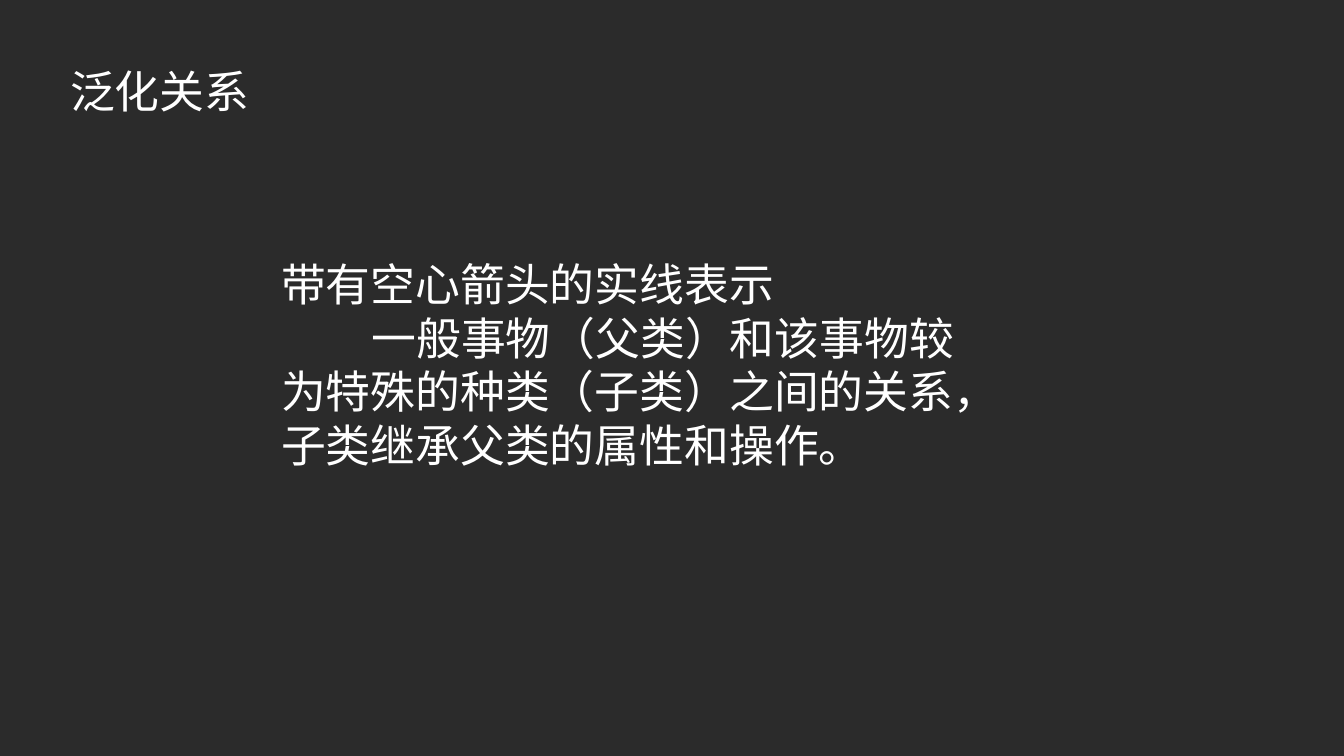
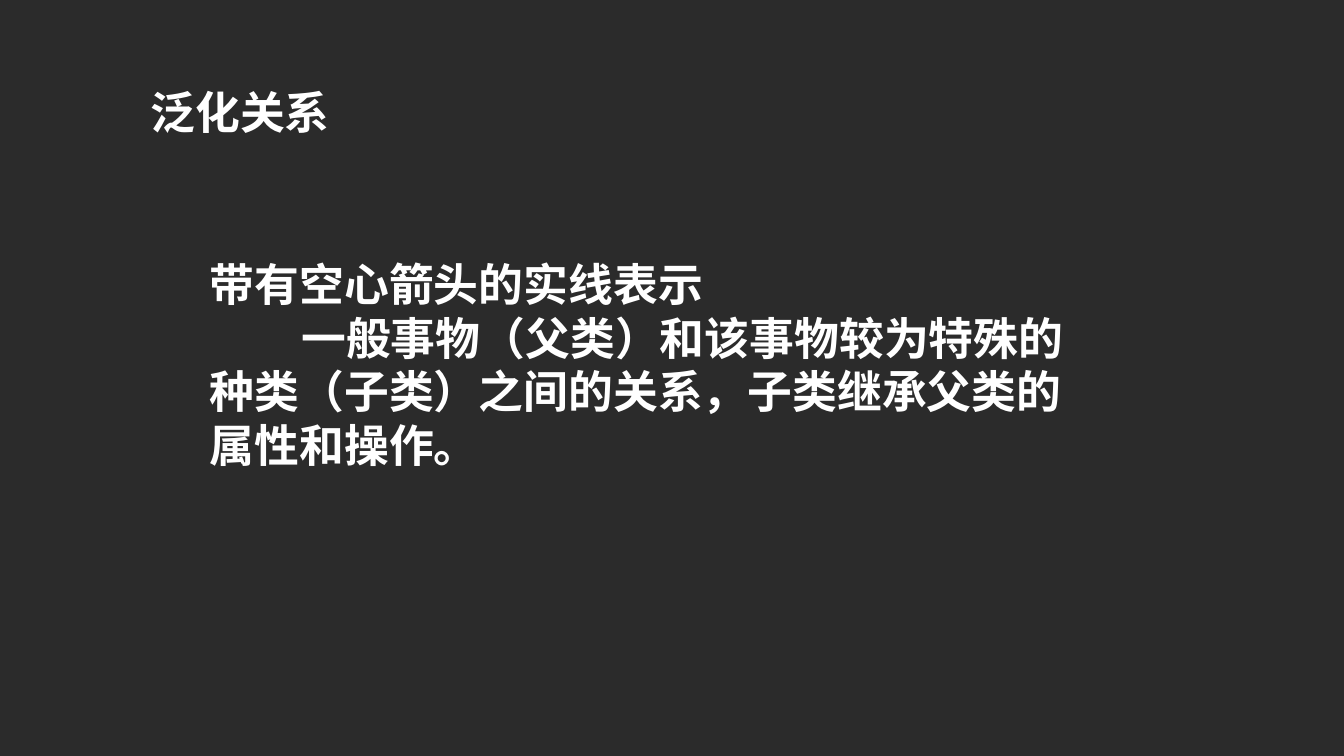
Before and after one commit to PRD2017G23/-, a slide deck: slide 30 of 小组作业/PPT/UML基础_图.pptx (slide 19 before the commit). Drawn at 1344x756 pixels with LibreOffice and Linux fonts; fonts in the diff are those of the drawing; background and template pictures are left out; a plain dark background stands for a picture behind light text. Boxes give left, top, right and bottom in pixels: in the first picture for what was removed or moved away, otherwise in the second. Text is boxed around its words. In the diff, an @@ line names an element or a change of style, - is before the commit and + after.

```diff
--- a/小组作业/PPT/UML基础_图.pptx
+++ b/小组作业/PPT/UML基础_图.pptx
@@ text "泛化关系" at <box>151,91,330,133</box>: font Calibri to Noto Sans CJK SC, bold on @@
@@ text "泛化关系": place and size @@
-text "泛化关系" at <box>70,70,249,112</box>
+text "泛化关系" at <box>151,91,330,133</box>
@@ text "带有空心箭头的实线表示": place and size @@
-text "带有空心箭头的实线表示" at <box>281,263,998,466</box>
+text "带有空心箭头的实线表示" at <box>210,262,1063,466</box>
@@ text "带有空心箭头的实线表示" at <box>210,262,1063,466</box>: font Calibri to Noto Sans CJK SC, bold on @@
```
Also in this commit, not shown: 39 other slides changed, 15 slides added, 25 slides removed.
